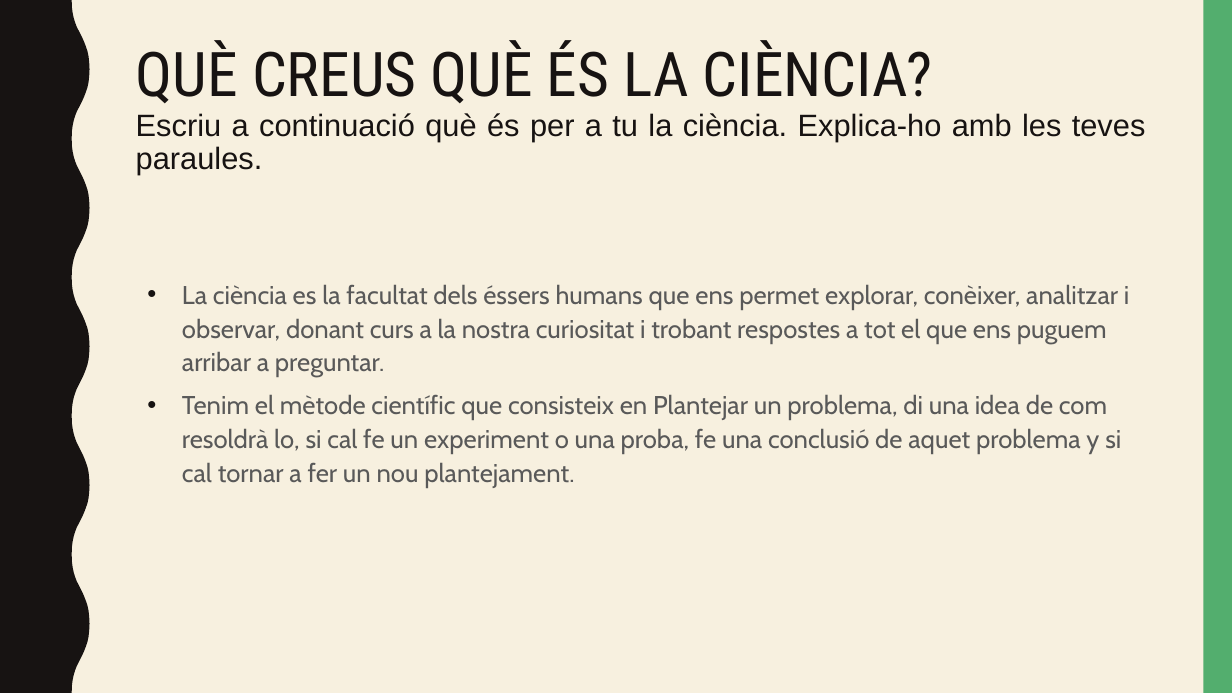
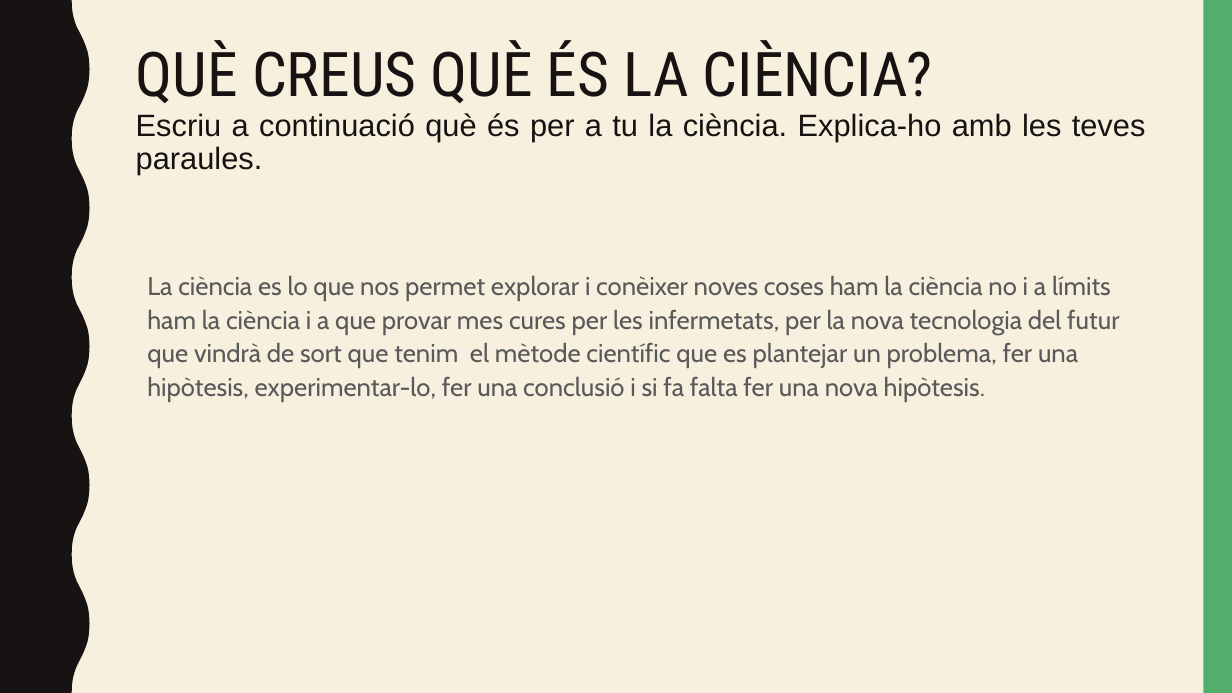
Before and after one commit to 360kbcn/Deures, a slide deck: slide 2 of 13-15-05-2020/EXPERIMENTS_Marc_Rios.pptx. Drawn at 1232x693 pixels with LibreOffice and Linux fonts; fonts in the diff are those of the drawing. Boxes give left, top, right and bottom in pixels: in the first picture for what was removed or moved away, otherwise in the second. Text is boxed around its words. In the diff, an @@ line names an element or a change of style, - is before the commit and + after.

```diff
--- a/13-15-05-2020/EXPERIMENTS_Marc_Rios.pptx
+++ b/13-15-05-2020/EXPERIMENTS_Marc_Rios.pptx
@@ text at (147,275,1119,402): text changed @@
-• La ciència es la facultat dels éssers humans que ens permet explorar, conèixer, analitzar i observar, donant curs a la nostra curiositat i trobant respostes a tot el que ens puguem arribar a preguntar.
-• Tenim el mètode científic que consisteix en Plantejar un problema, di una idea de com resoldrà lo, si cal fe un experiment o una proba, fe una conclusió de aquet problema y si cal tornar a fer un nou plantejament.
+La ciència es lo que nos permet explorar i conèixer noves coses ham la ciència no i a límits ham la ciència i a que provar mes cures per les infermetats, per la nova tecnologia del futur que vindrà de sort que tenim el mètode científic que es plantejar un problema, fer una hipòtesis, experimentar-lo, fer una conclusió i si fa falta fer una nova hipòtesis.
```
Also in this commit, not shown: 3 other slides changed, 1 slide added, 2 other files.
